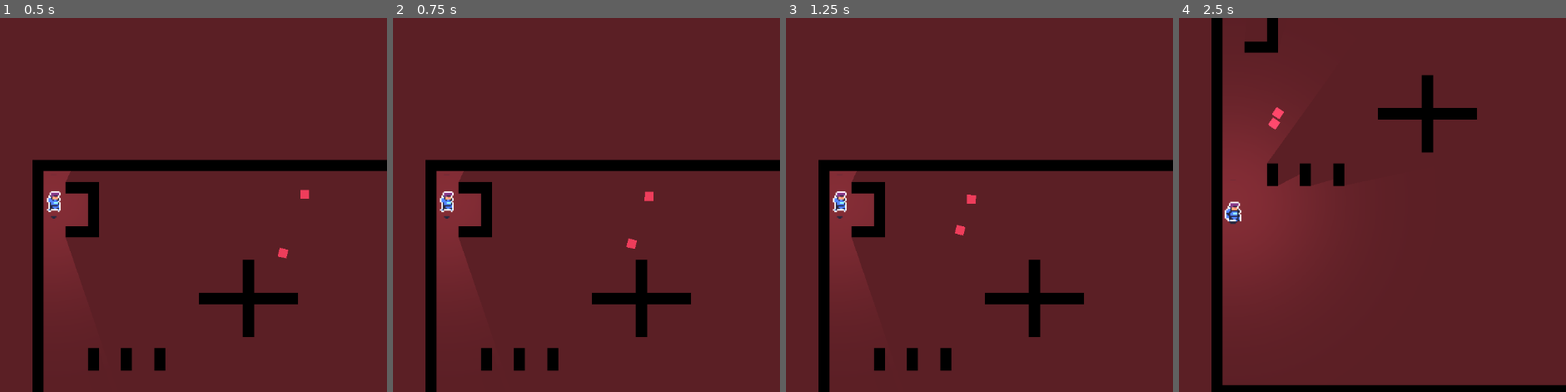
Above: before the commit, frames 1-4 (left to right).
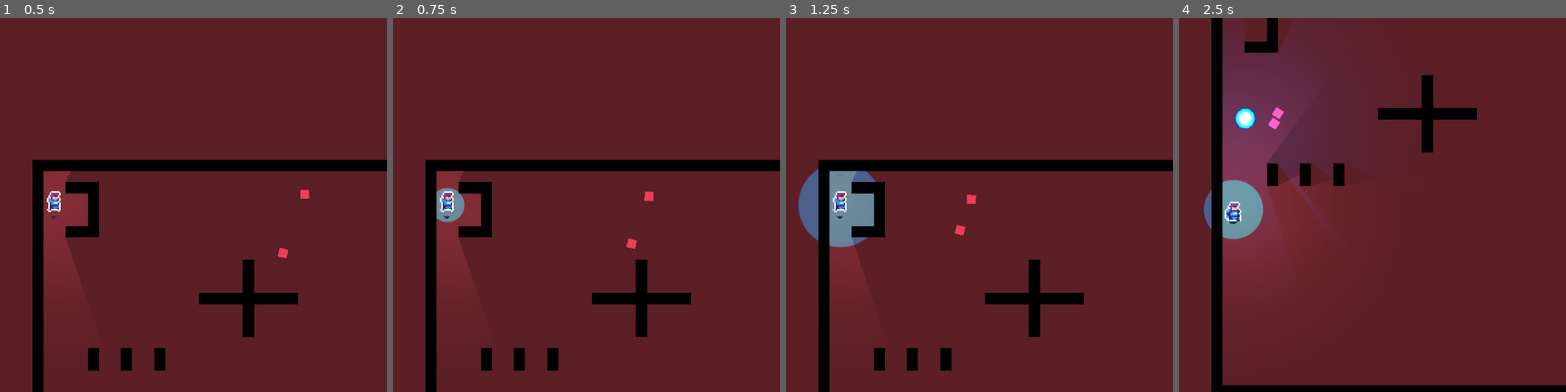
Above: after the commit, the same moments.

Repository: AHuang8693/CSC378-FinalProject
Game: Godot game, scene res://scenes/world.tscn
Two runs of this game, one before a commit and one after it. Both use one fixed random seed, a clock stepped at 60 frames per second and the inputs below.
Inputs (mouse positions are in pixels of both pictures, inside the frame that each line leads up to):
- Up to frame 1 (0.5 s): no input
- Up to frame 2 (0.75 s): move the mouse to (594, 186) at 0.52 s; hold D (right) from 0.53 s (still down); hold Space (space) from 0.53 s (still down)
- Up to frame 3 (1.25 s): keep holding D (right); keep holding Space (space)
- Up to frame 4 (2.5 s): move the mouse to (outside the picture) at 1.27 s; release D (right) at 1.28 s; release Space (space) at 1.28 s; hold S (down) 1.28-2.03 s; click (outside the picture) at 1.35 s; tap Space (space) at 1.55 s; move the mouse to (1298, 122) at 2.02 s; hold D (right) from 2.03 s (still down); hold Space (space) from 2.03 s (still down)

Frame 1 is identical in both runs. In frame 2, 0.4% of the frame differs, in the area x 11-19%, y 45-55%; in frame 3, 2.5%; in frame 4, 8.8%, in the area x 6-37%, y 9-60%.

Commit message:
catch circle sprite, can now catch bullet and refire

Diff:
--- a/scenes/Circle.gd
+++ b/scenes/Circle.gd
@@ -3,6 +3,8 @@
 
 #@onready var radius = $Area2D/CollisionShape2D.shape.radius # only copies the radius value, doesn't reference
 @onready var circleShape = $Area2D/CollisionShape2D.shape # same as assigning inside _ready() function
+@onready var circleSprite = $Sprite2D
+@onready var bulletIn = false;
 
 
 func start(_position, _direction):
@@ -17,4 +19,16 @@
 func _process(delta):
 	if(circleShape.radius < 200):
 		circleShape.radius += 1.2
+		circleSprite.scale += Vector2(0.012, 0.012)
 	#$Area2D/CollisionShape2D.shape.radius += 1
+
+
+
+func _on_area_2d_body_entered(body):
+	if "Bullet" in body.name:
+		bulletIn = true
+
+
+func _on_area_2d_body_exited(body):
+	if "Bullet" in body.name:
+		bulletIn = false
--- a/scenes/Circle.tscn
+++ b/scenes/Circle.tscn
@@ -1,6 +1,7 @@
-[gd_scene load_steps=3 format=3 uid="uid://b8ux4nfgwfsw0"]
+[gd_scene load_steps=4 format=3 uid="uid://b8ux4nfgwfsw0"]
 
 [ext_resource type="Script" path="res://scenes/Circle.gd" id="1_w00sb"]
+[ext_resource type="Texture2D" uid="uid://bill4gpkn3dnb" path="res://assets/hardBlue3.png" id="2_cd8xt"]
 
 [sub_resource type="CircleShape2D" id="CircleShape2D_8gf8n"]
 
@@ -8,8 +9,17 @@
 script = ExtResource("1_w00sb")
 
 [node name="Sprite2D" type="Sprite2D" parent="."]
+modulate = Color(1, 1, 1, 0.501961)
+z_index = -1
+scale = Vector2(0.1, 0.1)
+texture = ExtResource("2_cd8xt")
 
 [node name="Area2D" type="Area2D" parent="."]
+collision_layer = 8
+collision_mask = 8
 
 [node name="CollisionShape2D" type="CollisionShape2D" parent="Area2D"]
 shape = SubResource("CircleShape2D_8gf8n")
+
+[connection signal="body_entered" from="Area2D" to="." method="_on_area_2d_body_entered"]
+[connection signal="body_exited" from="Area2D" to="." method="_on_area_2d_body_exited"]
--- a/scenes/world.tscn
+++ b/scenes/world.tscn
@@ -24,7 +24,7 @@
 
 [node name="Background" type="Sprite2D" parent="."]
 modulate = Color(0.356863, 0.121569, 0.145098, 1)
-z_index = -1
+z_index = -5
 position = Vector2(617, 136)
 scale = Vector2(285.813, 179.625)
 texture = ExtResource("5_qh04j")
--- a/scripts/player_scripts/Player.gd
+++ b/scripts/player_scripts/Player.gd
@@ -49,9 +49,10 @@
 			add_sibling(circle_instance)
 
 	if Input.is_action_just_released("space"):
-		if(bullet_instance != null):
-			bullet_instance.queue_free()
+
 		if(circle_instance != null):
+			if(circle_instance.bulletIn and bullet_instance != null):
+				bullet_instance.queue_free()
 			circle_instance.queue_free()
 
 
Binary file added: assets/hardBlue3.png
Not shown, added: assets/hardBlue3.png.import
Not shown: 1 places in scenes/Player.tscn that only renumber resources
Not shown: 1 places in scenes/world.tscn that only renumber resources
Not shown, added: assets/hardBlue.psd
